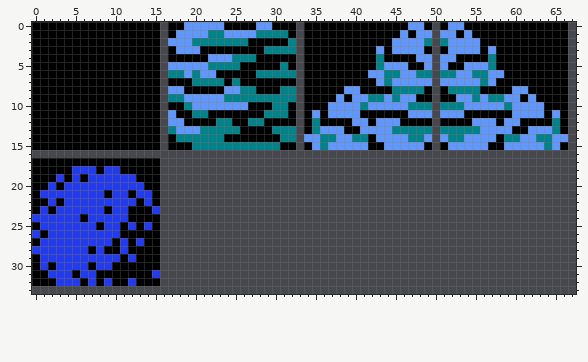
Two versions of one sprite sheet, src/spr/tiles.png. That is the earlier state.
The file is 68x34 pixels.
After:
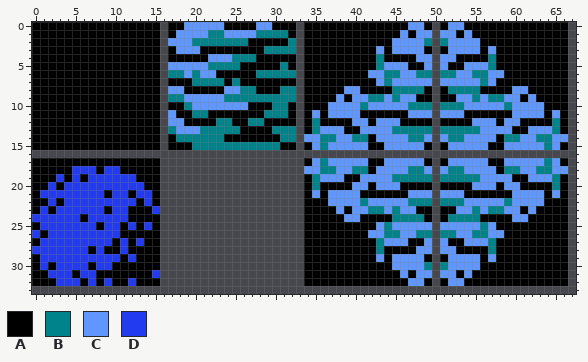
Palette (. is transparent): A #000000  B #00838b  C #5f97ff  D #233bef
From old to new:
y 17: x 34..49 ................ -> ACBCCCCCAACCCCCA; x 51..66 ................ -> ACCCCCAACCCCCBCA
y 18: x 34..49 ................ -> CCBBCCBBACCCCBBC; x 51..66 ................ -> CBBCCCCABBCCBBCC
y 19: x 34..49 ................ -> ABCCCAACCCCBBBBB; x 51..66 ................ -> BBBBBCCCCAACCCBA
y 20: x 34..49 ................ -> ABAAAACCACCCAAAA; x 51..66 ................ -> AAAACCCACCAAAABA
y 21: x 34..49 ................ -> ACACCCCAAAAAACCC; x 51..66 ................ -> CCCAAAAAACCCCACA
y 22: x 34..49 ................ -> AAACCCCBCCCCCBBB; x 51..66 ................ -> BBBCCCCCBCCCCAAA
y 23: x 34..49 ................ -> AAAACACCBBCBCCAA; x 51..66 ................ -> AACCBCBBCCACAAAA
y 24: x 34..49 ................ -> AAAAACCAAAABBBBA; x 51..66 ................ -> ABBBBAAAACCAAAAA
y 25: x 34..49 ................ -> AAAAAAAAACBCCCCC; x 51..66 ................ -> CCCCCBCAAAAAAAAA
y 26: x 34..49 ................ -> AAAAAAAACCBBCCBB; x 51..66 ................ -> BBCCBBCCAAAAAAAA
y 27: x 34..49 ................ -> AAAAAAAAABCCCAAC; x 51..66 ................ -> CAACCCBAAAAAAAAA
y 28: x 34..49 ................ -> AAAAAAAAABAAAACC; x 51..66 ................ -> CCAAAABAAAAAAAAA
y 29: x 34..49 ................ -> AAAAAAAAACACCCCA; x 51..66 ................ -> ACCCCACAAAAAAAAA
y 30: x 34..49 ................ -> AAAAAAAAAAACCCCB; x 51..66 ................ -> BCCCCAAAAAAAAAAA
y 31: x 34..49 ................ -> AAAAAAAAAAAACACC; x 51..66 ................ -> CCACAAAAAAAAAAAA
y 32: x 34..49 ................ -> AAAAAAAAAAAAACCA; x 51..66 ................ -> ACCAAAAAAAAAAAAA
Changed places in both pictures, as pixel boxes (x1, y1, x2, y2):
added: (304, 158, 568, 286)
